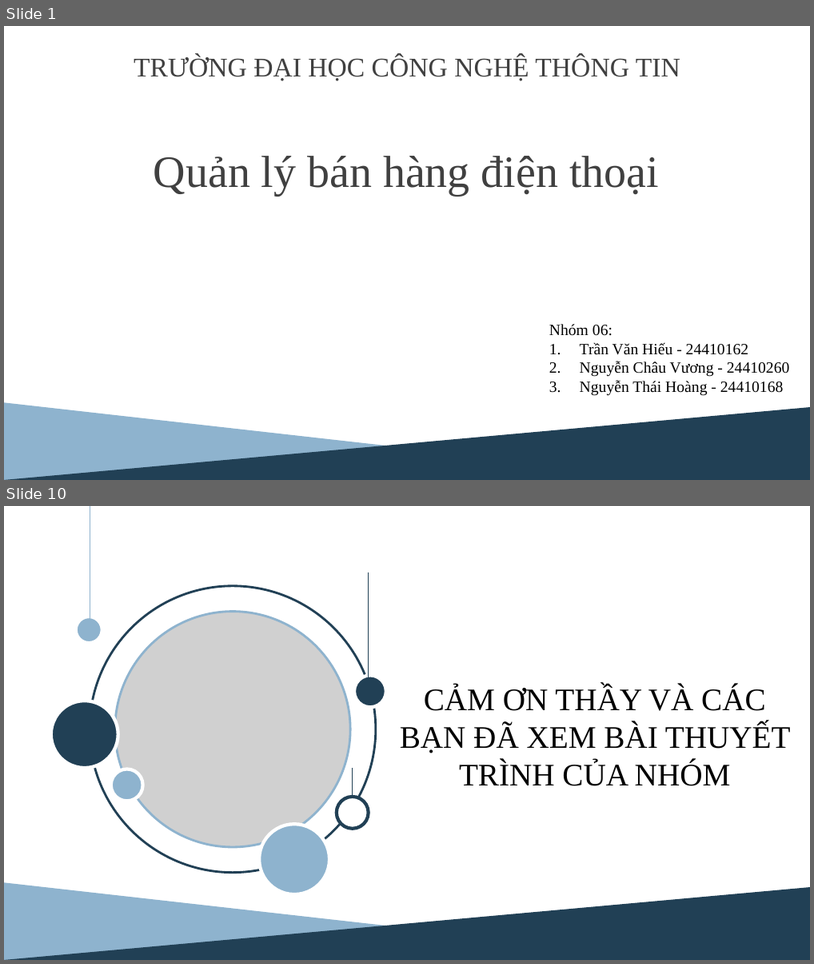
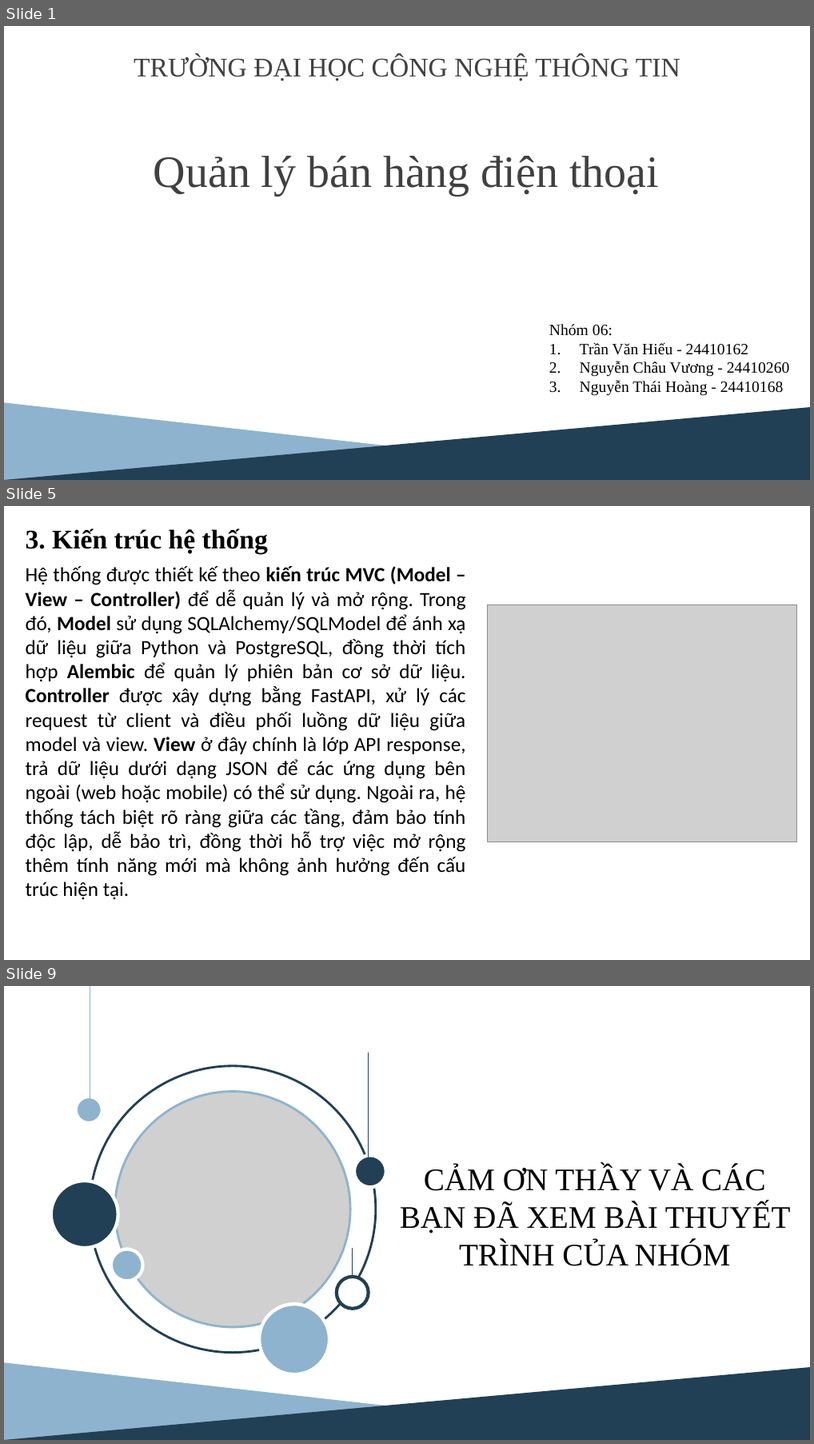
Before and after one commit to googlemap2/doan_python, a slide deck: baocao/slide_bao_cao.pptx. Shown one above the other, each under a label of ours: slides 1 and 10 before the commit, slides 1, 5 and 9 after it; the slides between them are not shown. The pictures are 814x964 and 814x1444 pixels, drawn with LibreOffice and Linux fonts; fonts in the diff are those of the drawing; grey boxes stand for pictures. Boxes give left, top, right and bottom in pixels: in the first picture for what was removed or moved away, otherwise in the second. Text is boxed around its words. In the diff, an @@ line names an element or a change of style, - is before the commit and + after.

```diff
--- a/baocao/slide_bao_cao.pptx
+++ b/baocao/slide_bao_cao.pptx
@@ slide 5 added at [4, 506, 810, 960], background #FFFFFF @@
@@ text added at [26, 528, 268, 553], 24 pt, text #000000, bold @@
+3. Kiến trúc hệ thống
@@ text added at [26, 566, 466, 900], 18 pt, text #000000 @@
+Hệ thống được thiết kế theo kiến trúc MVC (Model – View – Controller) để dễ quản lý và mở rộng. Trong đó, Model sử dụng SQLAlchemy/SQLModel để ánh xạ dữ liệu giữa Python và PostgreSQL, đồng thời tích hợp Alembic để quản lý phiên bản cơ sở dữ liệu. Controller được xây dựng bằng FastAPI, xử lý các request từ client và điều phối luồng dữ liệu giữa model và view. View ở đây chính là lớp API response, trả dữ liệu dưới dạng JSON để các ứng dụng bên ngoài (web hoặc mobile) có thể sử dụng. Ngoài ra, hệ thống tách biệt rõ ràng giữa các tầng, đảm bảo tính độc lập, dễ bảo trì, đồng thời hỗ trợ việc mở rộng thêm tính năng mới mà không ảnh hưởng đến cấu trúc hiện tại.
@@ picture added at [488, 605, 797, 842] @@
@@ what was slide 10 is now slide 9 @@
```
Also in this commit, not shown: 3 slides changed, 3 other slides added, 5 slides removed, 3 other files.
